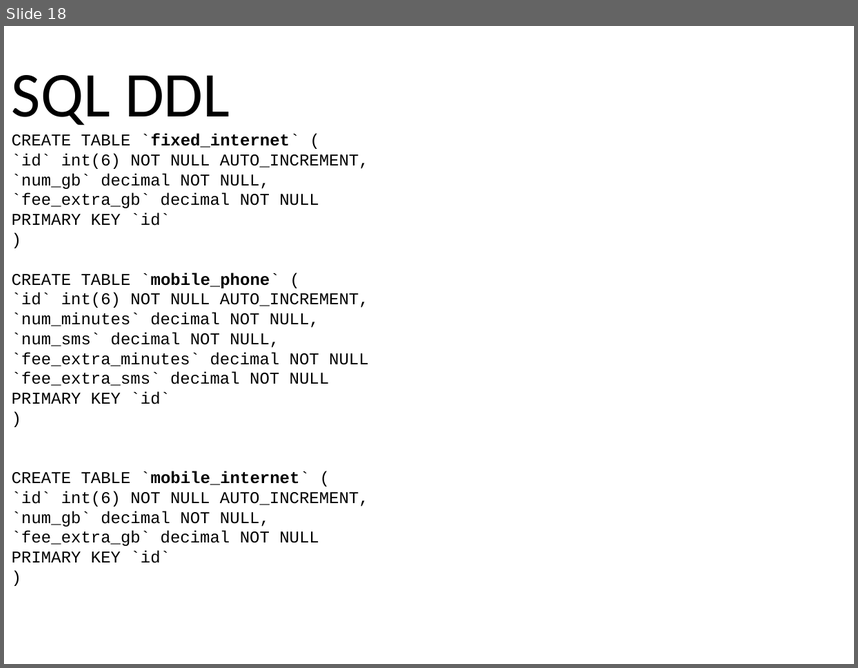
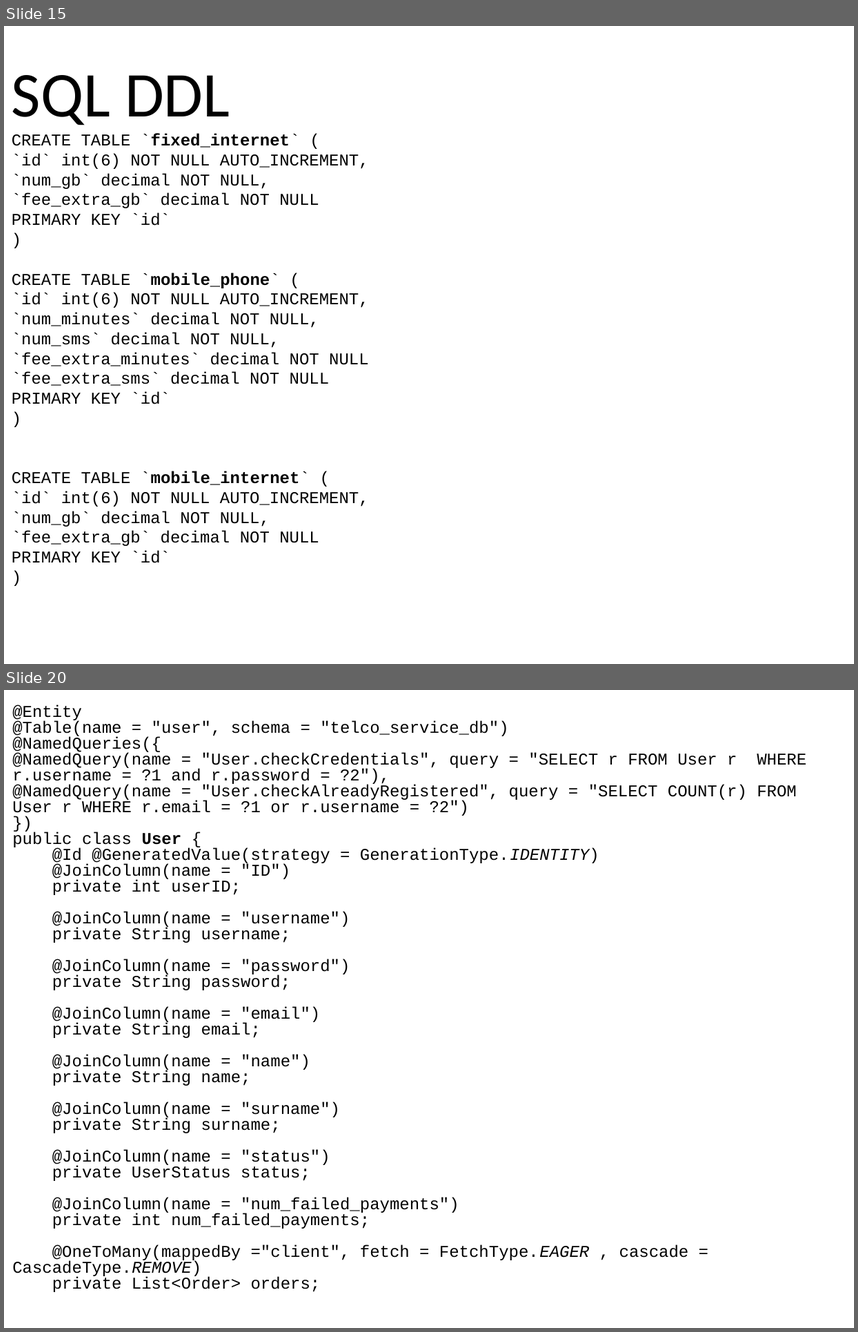
Before and after one commit to marcozetaa/TelcoService, a slide deck: UML/Presentation .pptx. Shown one above the other, each under a label of ours: slide 18 before the commit, slides 15 and 20 after it; the slides between them are not shown. The pictures are 858x668 and 858x1332 pixels, drawn with LibreOffice and Linux fonts; fonts in the diff are those of the drawing. Boxes give left, top, right and bottom in pixels: in the first picture for what was removed or moved away, otherwise in the second. Text is boxed around its words. In the diff, an @@ line names an element or a change of style, - is before the commit and + after.

Commit message:
Triggers and Tables fixed

```diff
--- a/UML/Presentation .pptx
+++ b/UML/Presentation .pptx
@@ slide 20 added at <box>4,690,854,1328</box>, background #FFFFFF @@
@@ text added at <box>12,705,806,1292</box>, 14 pt, text #000000 @@
+@Entity
+@Table(name = "user", schema = "telco_service_db")
+@NamedQueries({
+@NamedQuery(name = "User.checkCredentials", query = "SELECT r FROM User r WHERE r.username = ?1 and r.password = ?2"),
+@NamedQuery(name = "User.checkAlreadyRegistered", query = "SELECT COUNT(r) FROM User r WHERE r.email = ?1 or r.username = ?2")
+})
+public class User {
+@Id @GeneratedValue(strategy = GenerationType.IDENTITY)
+@JoinColumn(name = "ID")
+private int userID;
+@JoinColumn(name = "username")
+private String username;
+@JoinColumn(name = "password")
+private String password;
+@JoinColumn(name = "email")
+private String email;
+@JoinColumn(name = "name")
+private String name;
+@JoinColumn(name = "surname")
+private String surname;
+@JoinColumn(name = "status")
+private UserStatus status;
+@JoinColumn(name = "num_failed_payments")
+private int num_failed_payments;
+@OneToMany(mappedBy ="client", fetch = FetchType.EAGER , cascade = CascadeType.REMOVE)
+private List<Order> orders;
@@ what was slide 18 is now slide 15 @@
```
Also in this commit, not shown: 5 slides changed, 9 other slides added, 11 slides removed, 6 other files.
